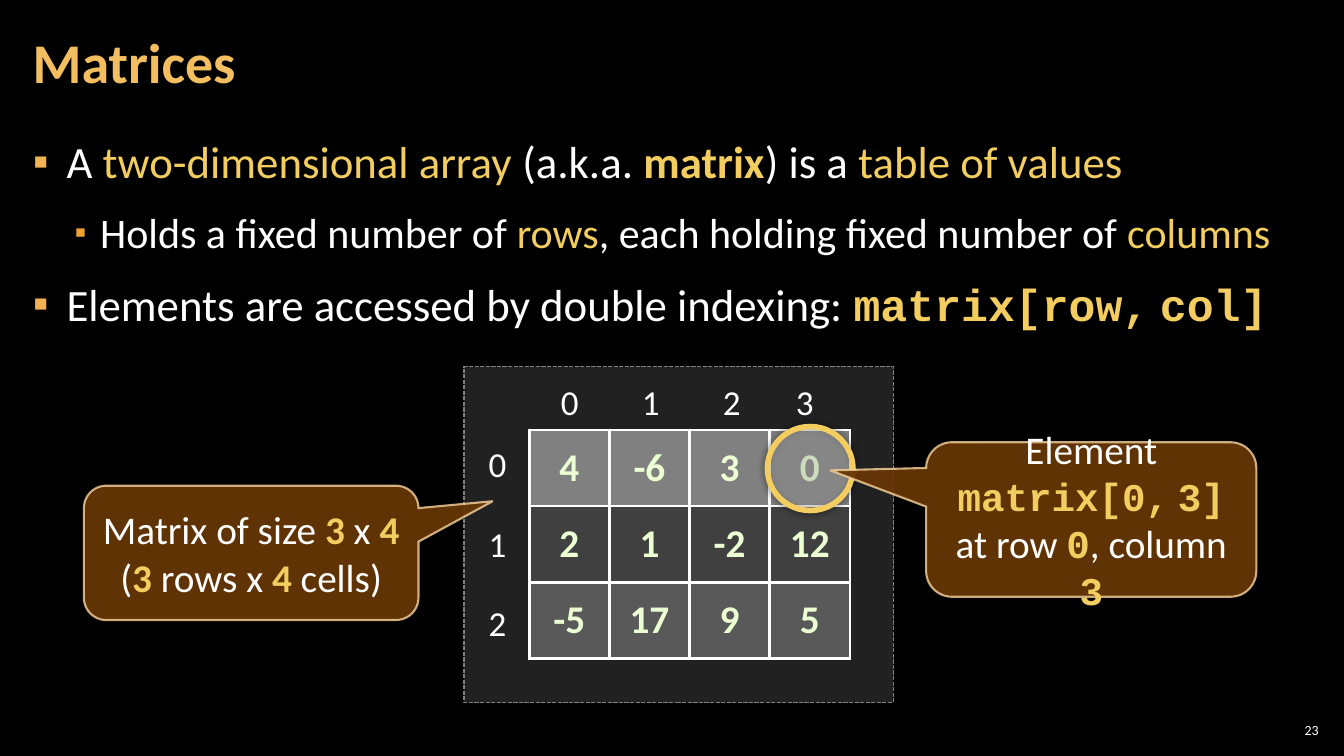
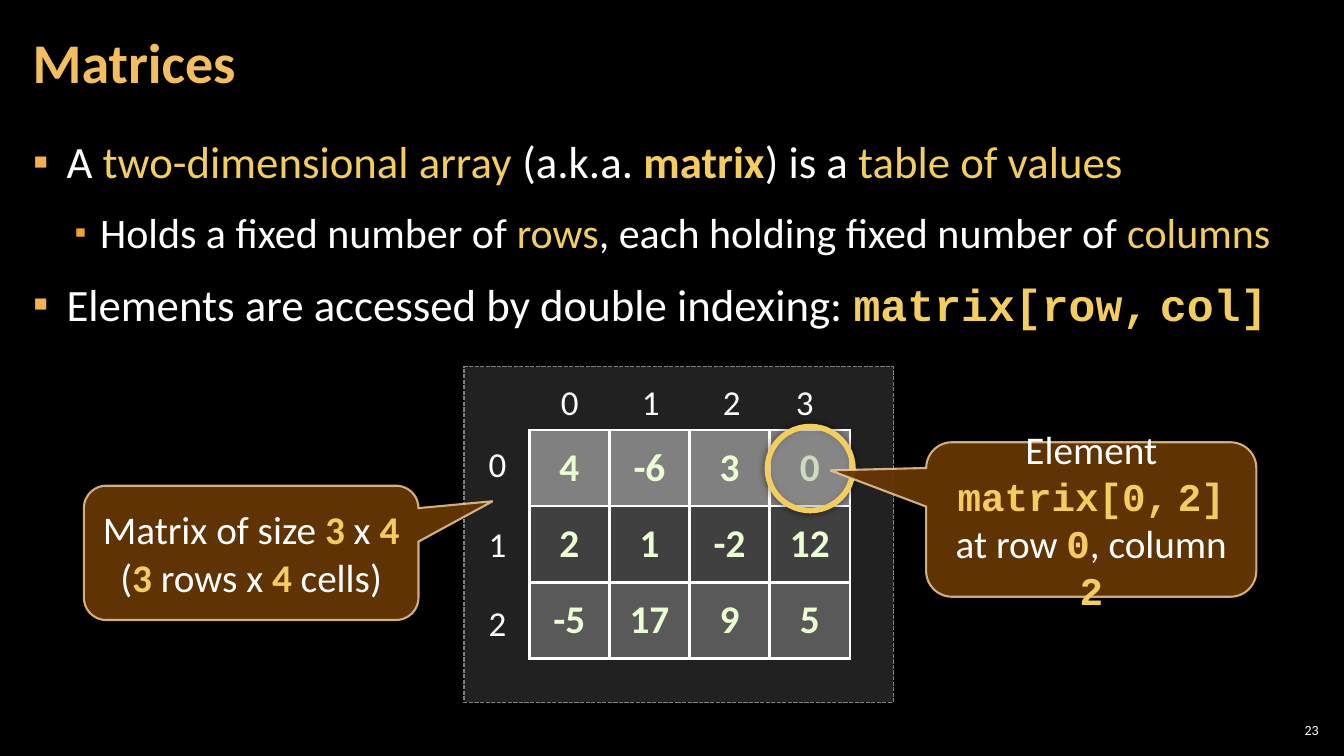
Before and after one commit to GoldenR1618/SoftUni-Exercises-and-Exams, a slide deck: slide 23 of 05.C#_Advanced/03.MATRICES/3. Lists-and-Matrices.pptx. Drawn at 1344x756 pixels with LibreOffice and Linux fonts; fonts in the diff are those of the drawing; background and template pictures are left out. Boxes give left, top, right and bottom in pixels: in the first picture for what was removed or moved away, otherwise in the second. Text is boxed around its words. In the diff, an @@ line names an element or a change of style, - is before the commit and + after.

```diff
--- a/05.C#_Advanced/03.MATRICES/3. Lists-and-Matrices.pptx
+++ b/05.C#_Advanced/03.MATRICES/3. Lists-and-Matrices.pptx
@@ text in rounded speech box at (956,431,1227,616): text changed @@
-Element matrix[0, 3] at row 0, column 3
+Element matrix[0, 2] at row 0, column 2
```
Also in this commit, not shown: 7 other files.
